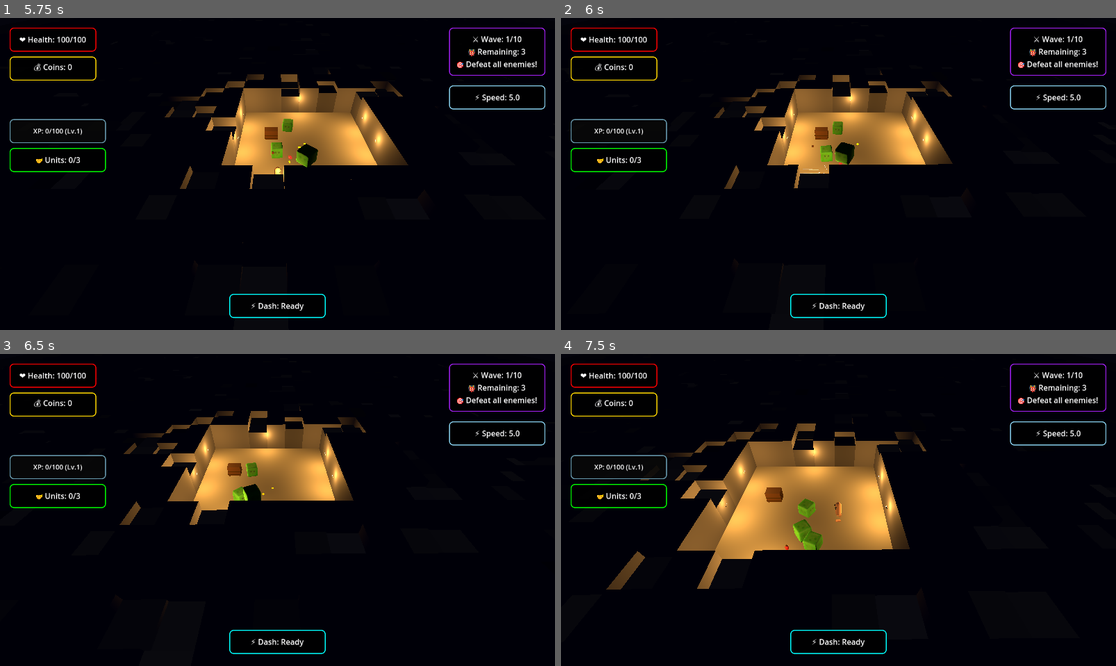
Above: before the commit, frames 1-4 (two rows, left to right).
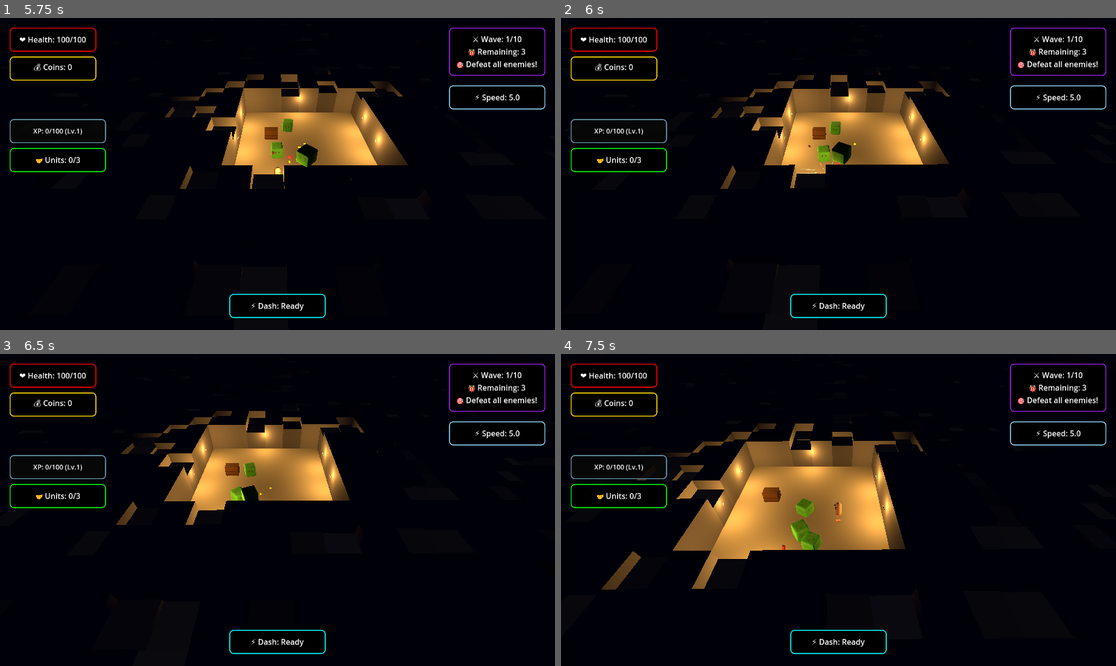
Above: after the commit, the same moments.

Repository: thaner66666666/game-1
Game: Godot game, scene res://Scenes/main.tscn
The game is run twice, just before and just after one commit, with the same random seed, the same clock (stepped at 60 frames per second) and the same inputs.
Inputs (mouse positions are in pixels of both pictures, inside the frame that each line leads up to):
- Up to frame 1 (5.75 s): tap Enter at 0.5, 4.25 s; move the mouse to (399, 158) at 0.52 s; hold D (move_right) 0.53-1.28 s; tap Space (dash) at 0.6, 1.55, 2.1, 3.05, 3.5, 3.8, 4.35, 5.3 s; click (399, 158) at 0.67 s; move the mouse to (166, 189) at 1.27 s; hold S (move_down) 1.28-2.03 s; click (166, 189) at 1.35 s; move the mouse to (333, 105) at 2.02 s; hold D (move_right) 2.03-2.78 s; click (333, 105) at 2.17 s; move the mouse to (249, 236) at 2.77 s; hold W (move_up) 2.78-3.53 s; tap Q (drop_weapon) at 2.85 s; click (249, 236) at 2.92 s; move the mouse to (444, 220) at 3.52 s; hold E (interaction) 3.53-4.28 s; hold A (move_left) 3.53-5.03 s; click (444, 220) at 3.67 s; move the mouse to (111, 127) at 4.27 s; click (111, 127) at 4.42 s; move the mouse to (305, 174) at 5.02 s; hold S (move_down) from 5.03 s (still down); click (305, 174) at 5.1 s
- Up to frame 2 (6 s): move the mouse to (755, 96) at 5.77 s; release S (move_down) at 5.78 s; hold D (move_right) from 5.78 s (still down); tap Space (dash) at 5.85 s; click (755, 96) at 5.92 s
- Up to frame 3 (6.5 s): keep holding D (move_right)
- Up to frame 4 (7.5 s): move the mouse to (960, 494) at 6.52 s; release D (move_right) at 6.53 s; hold W (move_up) 6.53-7.28 s; tap Q (drop_weapon) at 6.6 s; click (960, 494) at 6.67 s; tap Space (dash) at 6.8 s; move the mouse to (727, 525) at 7.27 s; hold D (move_right) from 7.28 s (still down); tap E (interaction) at 7.35 s; click (727, 525) at 7.42 s

Frame 1 is identical in both runs. In frame 2, 1.7% of the frame differs, in the area x 27-71%, y 16-80%; in frame 3, 1.6%; in frame 4, 2.4%, in the area x 7-66%, y 20-76%.
Error before the commit: Invalid access to property or key 'z' on a base object of type 'Vector2'. (res://dot)

Commit message:
Update PlayerMovement.gd

Diff:
--- a/dot gds/PlayerMovement.gd
+++ b/dot gds/PlayerMovement.gd
@@ -93,6 +93,10 @@
 signal foot_animation_update(left_pos: Vector3, right_pos: Vector3)
 signal body_animation_update(body_pos: Vector3, body_rot: Vector3)
 signal animation_state_changed(is_idle: bool)
+
+# Add these variables at class level
+var using_controller: bool = false
+var controller_deadzone: float = 0.2
 
 func _ready():
 	randomize()
@@ -649,18 +653,21 @@
 	last_dash_time = Time.get_ticks_msec() / 1000.0
 	var max_charges = get_safe_max_dash_charges()
 	dash_charges_changed.emit(current_dash_charges, max_charges)
-	var dash_direction = get_movement_input()
-	if dash_direction.length() == 0:
-		dash_direction = get_facing_direction()
-	dash_direction.y = 0
-	dash_direction = dash_direction.normalized()
-
+	# Fix Vector2/Vector3 type mismatch in dash
+	# get_movement_input returns Vector2, get_facing_direction returns Vector3
+	# Need to handle both types properly and convert to consistent format
+	# Don't set y=0 on Vector2 as that removes forward/backward movement
+	var dash_direction_2d = get_movement_input()  # Vector2
+	if dash_direction_2d.length() == 0:
+		var facing_3d = get_facing_direction()  # Vector3
+		dash_direction_2d = Vector2(facing_3d.x, facing_3d.z)  # Convert 3D to 2D properly
+	dash_direction_2d = dash_direction_2d.normalized()
 	# Convert Vector2 dash_direction to Vector3 for effects
-	var dash_direction_3d = Vector3(dash_direction.x, 0, dash_direction.y)
+	var dash_direction_3d = Vector3(dash_direction_2d.x, 0, dash_direction_2d.y)
 	DashEffectsManager.play_dash_effects(player, dash_direction_3d)
-	var dash_velocity = dash_direction * (player.dash_distance / player.dash_duration)
+	var dash_velocity = dash_direction_2d * (player.dash_distance / player.dash_duration)
 	player.velocity.x = dash_velocity.x
-	player.velocity.z = dash_velocity.z
+	player.velocity.z = dash_velocity.y
 	player.move_and_slide()
 	await player.get_tree().create_timer(player.dash_duration).timeout
 	is_dashing = false
@@ -731,38 +738,50 @@
 	state = PlayerState.KNOCKED_BACK
 	knockback_started.emit()
 
+# Add this function to detect input device
+func _detect_input_device():
+	# Check for any controller input
+	var controller_input = Vector2(
+		Input.get_action_strength("look_right") - Input.get_action_strength("look_left"),
+		Input.get_action_strength("look_down") - Input.get_action_strength("look_up")
+	)
+	if controller_input.length() > controller_deadzone:
+		if not using_controller:
+			using_controller = true
+			Input.set_mouse_mode(Input.MOUSE_MODE_HIDDEN)
+	elif Input.get_last_mouse_velocity().length() > 0:
+		if using_controller:
+			using_controller = false
+			Input.set_mouse_mode(Input.MOUSE_MODE_VISIBLE)
+
 func handle_mouse_look():
+	_detect_input_device()
 	if not player.camera:
 		return
-
-	# Check for controller look input first
-	var look_input = player.get_look_input() if player.has_method("get_look_input") else Vector2.ZERO
-
-	# If using controller, make player face the stick direction
-	if look_input.length() > 0.1:  # Deadzone check
-		# Invert axes so stick directions match camera look expectations
-		var stick_direction = Vector3(-look_input.x, 0, -look_input.y)
-		# Calculate the angle to face that direction
-		var target_rotation = atan2(stick_direction.x, stick_direction.z)
-		# For smooth rotation instead of instant
-		var rotation_speed = 8.0  # Adjust this value as needed
-		player.rotation.y = lerp_angle(player.rotation.y, target_rotation, rotation_speed * get_process_delta_time())
-		# Update look direction
-		player.current_look_direction = stick_direction.normalized()
-		return  # Exit early, don't process mouse
-
-	# Only process mouse if no controller input
-	var mouse_pos = player.get_viewport().get_mouse_position()
-	var from = player.camera.project_ray_origin(mouse_pos)
-	var to = from + player.camera.project_ray_normal(mouse_pos) * 1000
-	var ground_plane = Plane(Vector3.UP, player.global_position.y)
-	var intersection = ground_plane.intersects_ray(from, to - from)
-	if intersection:
-		player.mouse_position_3d = intersection
-		var direction_to_mouse = (player.mouse_position_3d - player.global_position).normalized()
-		direction_to_mouse.y = 0
-		if direction_to_mouse.length() > 0.1:
-			player.look_at(player.global_position + direction_to_mouse, Vector3.UP)
+	# Replace your mouse look code with this conditional version
+	if not using_controller:
+		# Only process mouse look when no controller input is detected
+		# Your existing mouse look code here
+		var mouse_pos = player.get_viewport().get_mouse_position()
+		var from = player.camera.project_ray_origin(mouse_pos)
+		var to = from + player.camera.project_ray_normal(mouse_pos) * 1000
+		var ground_plane = Plane(Vector3.UP, player.global_position.y)
+		var intersection = ground_plane.intersects_ray(from, to - from)
+		if intersection:
+			player.mouse_position_3d = intersection
+			var direction_to_mouse = (player.mouse_position_3d - player.global_position).normalized()
+			direction_to_mouse.y = 0
+			if direction_to_mouse.length() > 0.1:
+				player.look_at(player.global_position + direction_to_mouse, Vector3.UP)
+	else:
+		# Use controller look input instead
+		var look_input = player.get_look_input() if player.has_method("get_look_input") else Vector2.ZERO
+		if look_input.length() > controller_deadzone:
+			var stick_direction = Vector3(-look_input.x, 0, -look_input.y)
+			var target_rotation = atan2(stick_direction.x, stick_direction.z)
+			var rotation_speed = 8.0
+			player.rotation.y = lerp_angle(player.rotation.y, target_rotation, rotation_speed * get_process_delta_time())
+			player.current_look_direction = stick_direction.normalized()
 
 func get_facing_direction() -> Vector3:
 	return -player.transform.basis.z
